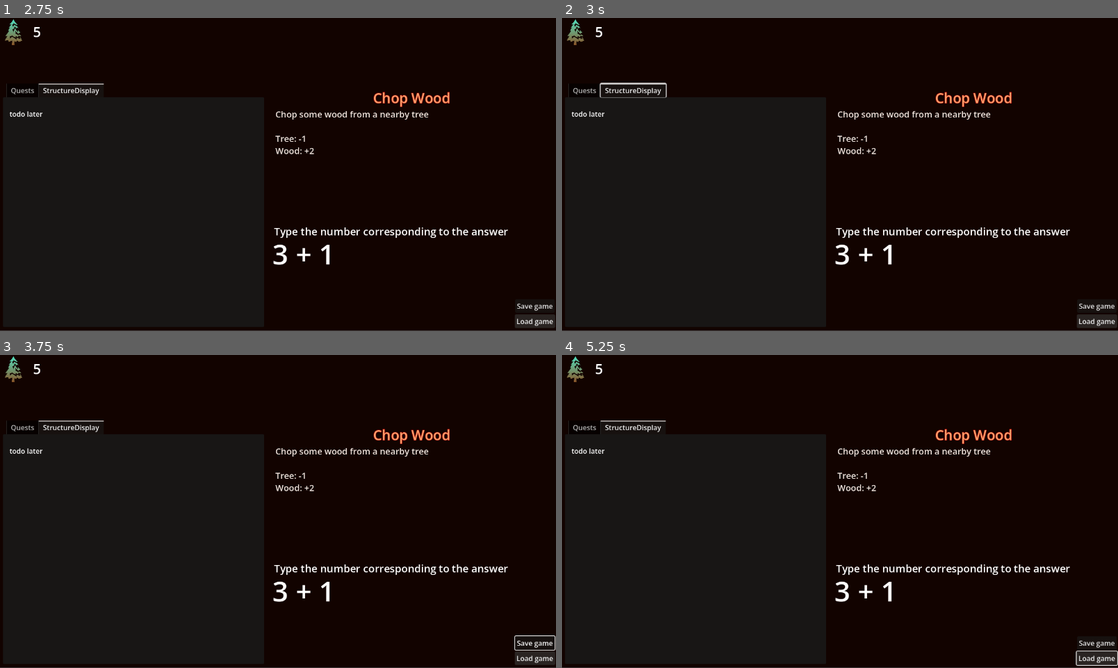
Above: before the commit, frames 1-4 (two rows, left to right).
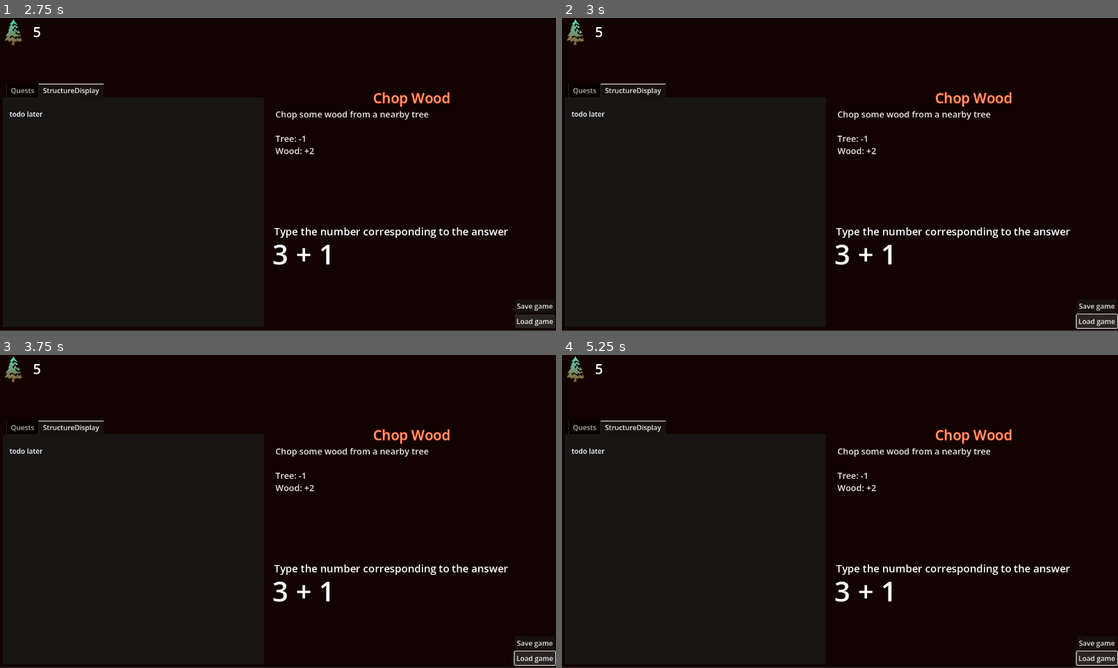
Above: after the commit, the same moments.

Repository: mark-chimes/mathcraft
Game: Godot game, scene res://main.tscn
The game is run twice, just before and just after one commit, with the same random seed, the same clock (stepped at 60 frames per second) and the same inputs.
Inputs:
- Up to frame 1 (2.75 s): tap Enter at 0.5 s; hold Right (right) 0.53-1.25 s; click "Save game" at 1.25 s; click "Load game" at 2 s
- Up to frame 2 (3 s): hold Left (left) from 2.78 s (still down)
- Up to frame 3 (3.75 s): release Left (left) at 3.53 s; hold Right (right) from 3.53 s (still down)
- Up to frame 4 (5.25 s): release Right (right) at 5.03 s; hold Left (left) from 5.03 s (still down)

Frame 1 is identical in both runs. In frame 2, 0.2% of the frame differs, in the area x 6-100%, y 20-100%; in frame 3, 0.1%; in frame 4, nothing differs.

Commit message:
reconnect missing signal and remove tab bar focus

Diff:
--- a/main.tscn
+++ b/main.tscn
@@ -79,6 +79,7 @@
 offset_right = 595.0
 offset_bottom = 560.0
 current_tab = 1
+tab_focus_mode = 0
 script = ExtResource("9_ycdy4")
 
 [node name="QuestGroupDisplay" parent="Game/UI/QuestsBuildings/TabBar" unique_id=1670799080 instance=ExtResource("5_7mycd")]
@@ -164,6 +165,7 @@
 
 [connection signal="stock_update" from="Game/Logic/StockControl" to="Game/Logic/QuestManager" method="_on_stock_control_stock_update"]
 [connection signal="update_quest_text" from="Game/Logic/QuestManager" to="Game/UI/CurrentQuestDisplay" method="_on_update_quest_text"]
+[connection signal="answer_correct" from="Game/Logic/QnA" to="Game/Logic/QuestManager" method="_on_answer_correct"]
 [connection signal="quest_activated" from="Game/UI/QuestsBuildings/TabBar/QuestGroupDisplay" to="Game/Logic/QuestManager" method="_on_quest_group_display_quest_activated"]
 [connection signal="pressed" from="Game/UI/SaveLoad/SaveButton" to="Game/Logic/SaveLoadManager" method="_on_save_button_pressed"]
 [connection signal="pressed" from="Game/UI/SaveLoad/LoadButton" to="Game/Logic/SaveLoadManager" method="_on_load_button_pressed"]
